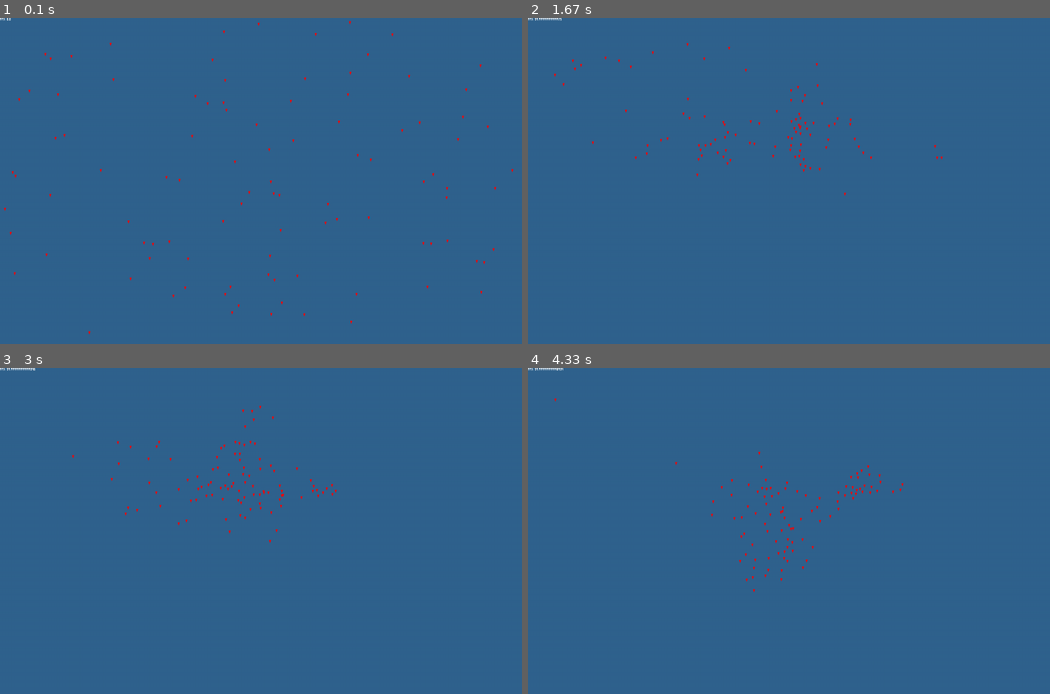
Above: before the commit, frames 1-4 (two rows, left to right).
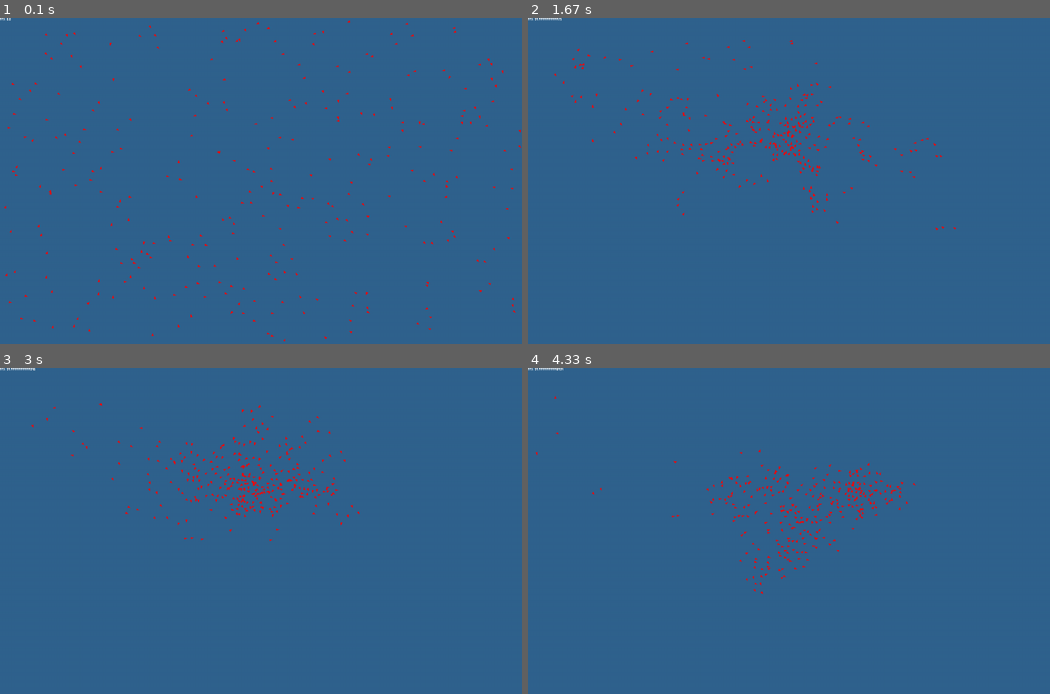
Above: after the commit, the same moments.

Repository: towella/boid-flocking
Game: pygame game, started from code/main.py
Two runs of this game, one before a commit and one after it. Both use one fixed random seed, a clock stepped at 60 frames per second and the inputs below.
Inputs (mouse positions are in pixels of both pictures, inside the frame that each line leads up to):
- Up to frame 1 (0.1 s): no input
- Up to frame 2 (1.67 s): move the mouse to (768, 194) at 0.37 s; move the mouse to (663, 184) at 0.87 s; move the mouse to (867, 66) at 1.37 s
- Up to frame 3 (3 s): move the mouse to (271, 420) at 1.87 s; move the mouse to (266, 566) at 2.43 s; move the mouse to (396, 583) at 2.93 s
- Up to frame 4 (4.33 s): move the mouse to (924, 501) at 3.43 s; move the mouse to (976, 504) at 3.93 s

The runs differ from the first frame. In frame 1, 1.0% of the frame differs, in the area x 0-100%, y 0-100%; in frame 2, 1.0%; in frame 3, 0.9%; in frame 4, 1.0%.

Commit message:
Boids Point in Movement Direction - Boid rotation angle is updated based on combine x and y velocities for rendering

Diff:
--- a/code/boids.py
+++ b/code/boids.py
@@ -22,14 +22,18 @@
     def __init__(self, surface):
         self.surface = surface
         self.rot_deg = 0
+
         self.pos = [randint(0, surface.get_width()), randint(0, surface.get_height())]  # x, y
         self.vel = [1, 1]  # x, y
+        self.min_speed = 1
+        self.max_speed = 5  # 3 or 5
+
         self.protected_r = 10  # protected distance to steer away from other boids
         self.visual_r = 50  # distance boid can see other boids
+
         self.turn_factor = 0.1   # 0.1 or 0.05 amount boid turns (multiplier)
         self.screen_margin = 500  # 200 margin from screen edge before turning
-        self.min_speed = 1
-        self.max_speed = 5  # 3 or 5
+
         self.matching_factor = 0.02  # loose 0.02 or 0.05 tight, tend towards average velocity (multiplier)
         self.centering_factor = 0.001  # 0.005 tend towards center of visual flock (multiplier)
 
@@ -115,6 +119,9 @@
         self.pos[0] += self.vel[0]
         self.pos[1] += self.vel[1]
 
+        # - calculate angle (for rendering) -
+        self.rot_deg = math.degrees(math.atan2(self.vel[0], self.vel[1]))
+
     def draw(self):
         point_ahead = 6
         point_sides = 2
--- a/code/level.py
+++ b/code/level.py
@@ -37,7 +37,8 @@
 
         # flock
         flock_size = 100
-        self.flock = Flock(self.screen_surface, flock_size)
+        flocks = 3
+        self.flocks = [Flock(self.screen_surface, flock_size) for i in range(flocks)]
 
 # -- check methods --
 
@@ -85,11 +86,13 @@
         if not self.pause:
 
         # -- UPDATES -- player needs to be before tiles for scroll to function properly
-           self.flock.update()
+            for f in self.flocks:
+                f.update()
 
         # -- RENDER --
         # Draw
-        self.flock.draw()
+        for f in self.flocks:
+            f.draw()
 
         # must be after other renders to ensure menu is drawn last
         if self.pause:
